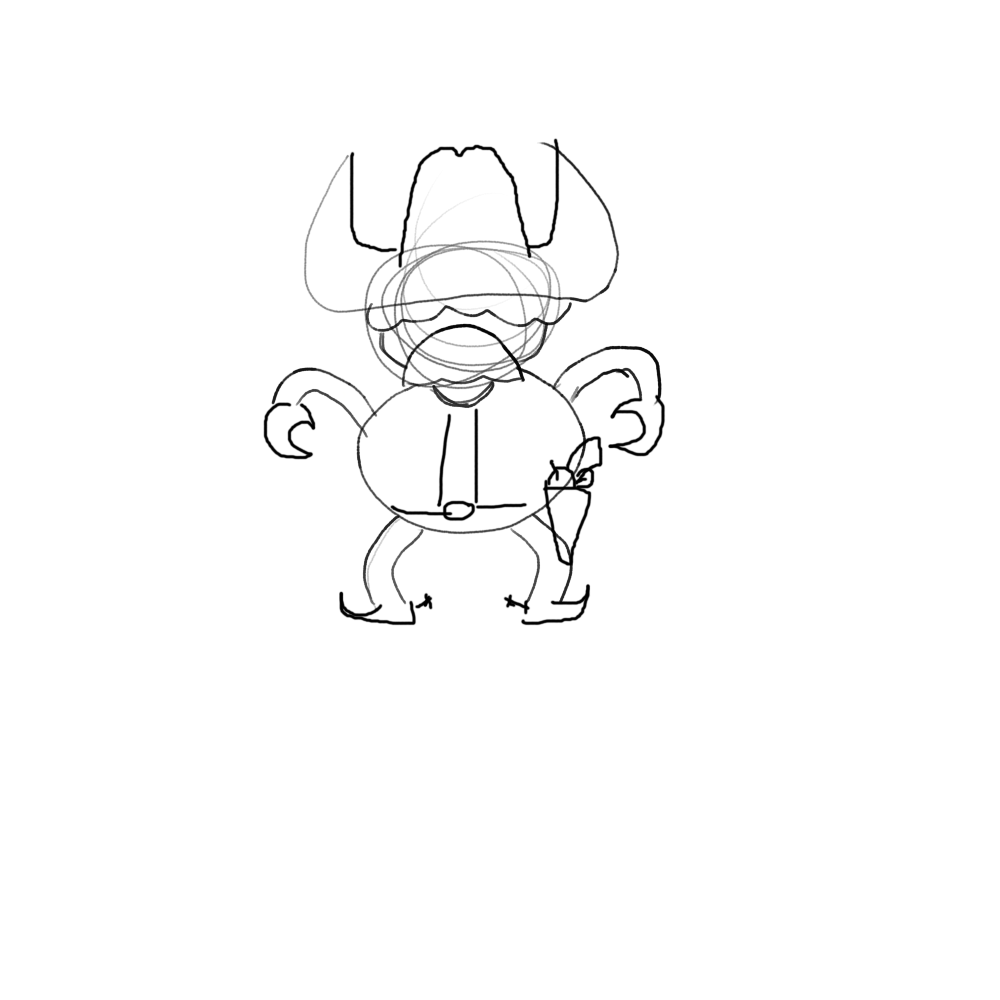
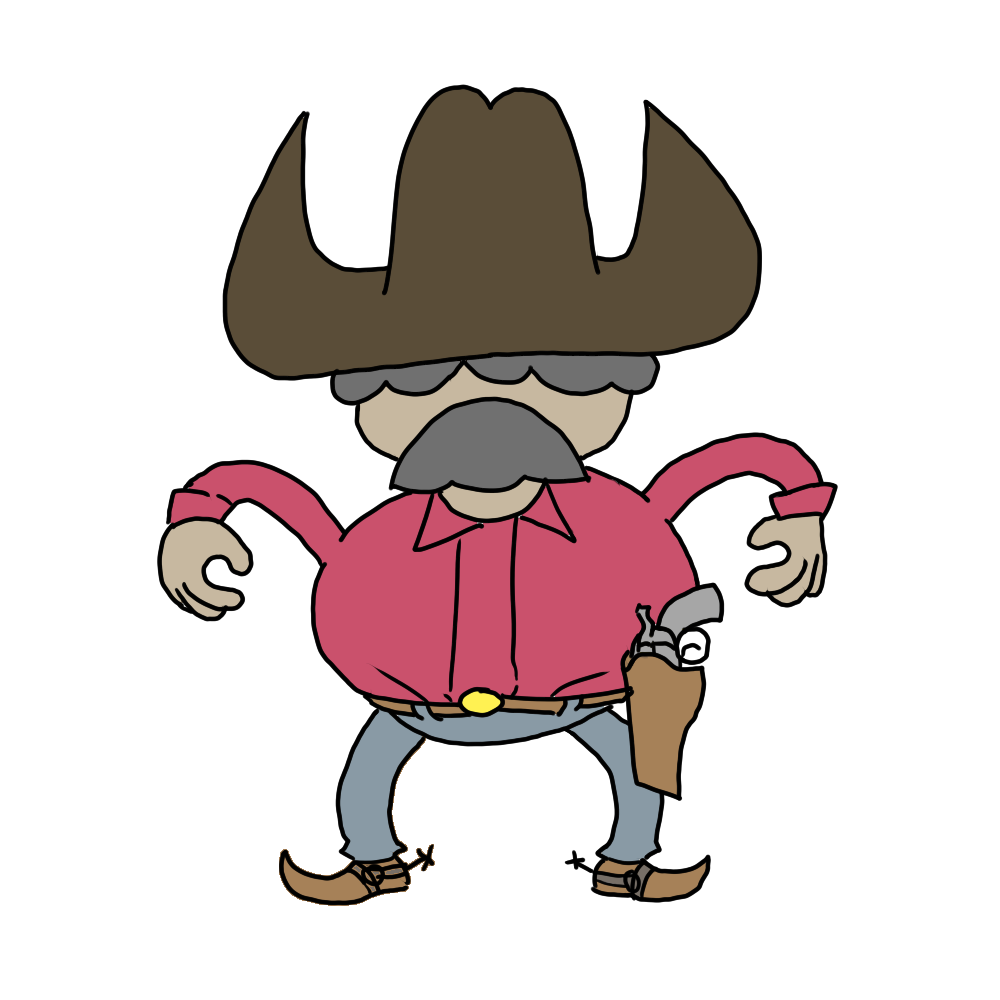
Layered file, before and after one edit (1000×1000). Changes by layer:
added layer "Paint Layer 2" above "Paint Layer 3" over [left=157, top=84, right=838, bottom=906]
added layer "Paint Layer 3" above "Paint Layer 1" over [left=157, top=84, right=838, bottom=906]
hid "Paint Layer 1", opacity 100% → 13%, painted on it over [left=157, top=84, right=838, bottom=896]
